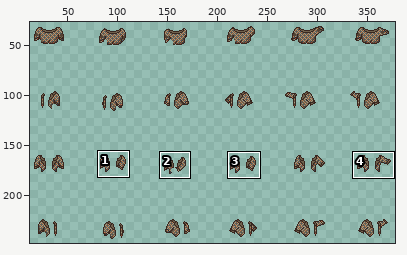
One commit to this sprite sheet: Assets/Sprites/character/professor_slash_jacket.png. The first picture is a wide view before the edit; the outline marks the close-up.
Close-up. Before the edit:
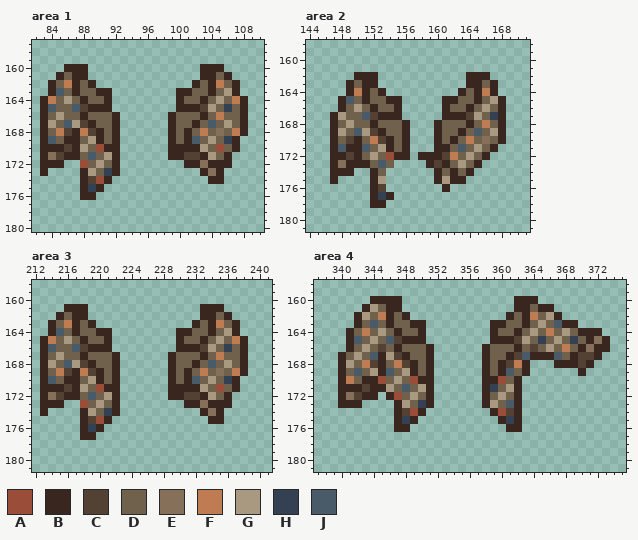
The file is 384x256 pixels. Colours within 5 levels of each other are drawn and written as one. Shown: area 1: x 82..110, y 157..180; area 2: x 144..171, y 158..181; area 3: x 212..241, y 158..181; area 4: x 337..375, y 158..181. The wide view leaves out empty margins. The commit also changed other parts of the picture, which this record leaves out.
Palette (. is transparent): A #9a4e3a  B #38261f  C #534234  D #6f614c  E #87705a  F #bf7b52  G #a99980  H #344153  J #495a68
Pixels before, area 1, first column x 83:
160 ...BBB..............BBB...
161 ..BDBB..............BBDB..
162 .BDFBDB............BDBFDB.
163 .BJDBDDBB........BBDDBDGB.
164 BFDGDBDDB........BDDBDGDFB
165 BJDDJCBBB........BBBCGDHDB
166 BDGDDBDDDB......BDDDBDFDDB
167 BGDJGCBDDB......BDDBDJDGDB
168 BDFCBFCBDB......BDBDFDEDFB
169 BJDBBDGBDB......BDBJDGDHB.
170 BBBCBGDABB......BBBBGDADB.
171 BECBBDJDGB......BBCCBGDB..
172 BBB..ADGDB........BBEBBB..
173 B....BGDHB..........BEB...
174 .....BCAB............BB...
175 .....BHB..................
176 .....BB...................
Pixels before, area 2, first column x 147:
162 ...BBB...........BBB..
163 ..BDBB...........BBDB.
164 ..BFBDB.........BDBFB.
165 .BJDBDDBB.....BBDDBDGB
166 .BDGDBDDB.....BDDBDGDB
167 BGDDJCBBB.....BBBCGDHB
168 BDGDDBDDDB...BDDDBDFDB
169 BGDJGCBDDB...BDDBDJDGB
170 BDCBDFCBDB...BDBDFDEDB
171 BJBBJDGBDB...BBDJDGDB.
172 BBCBDGDABB.BBBCFDGDB..
173 BEBBBDJD....BCBDGDB...
174 BBB..BD......BDBDB....
175 B....BG......BGBB.....
176 .....BC.......B.......
177 .....BHB..............
178 .....BB...............
Pixels before, area 3, first column x 213:
161 ...BBB..............BBB...
162 ..BDBB..............BBDB..
163 .BDFBDB............BDBFDB.
164 .BJDBDDBB........BBDDBDGB.
165 BFDGDBDDB........BDDBDGDFB
166 BJDDJCBBB........BBBCGDHDB
167 BDGDDBDDDB......BDDDBDFDDB
168 BGDJGCBDDB......BDDBDJDGDB
169 BDFCBFCBDB......BDBDFDEDFB
170 BJDBBDGBDB......BDBJDGDHB.
171 BBBCBGDABB......BBBBGDADB.
172 BECBBDJDGB......BBCCBGDB..
173 BBB..ADGDB........BBEBBB..
174 B....BGDHB..........BEB...
175 .....BCAB............BB...
176 .....BHB..................
177 .....BB...................
Pixels before, area 4, first column x 340:
160 ....BBBB..............BBB.........
161 ...BGDBB..............BBDBB.......
162 ..BGDFBDB............BDBFDGB......
163 ..BDJDBDDBB........BBDDBDGDJBB....
164 .BDFDGDBDDB........BDDBDGDFDGDBBB.
165 .BJDGDJCBBB........BBBCGDHDGDHDBEB
166 .BDGDCDBDDDB......BDDDBDCDGDFDBEBB
167 BDGDJBGCBDDB......BDDBCJBBBJDBCCB.
168 BGDFCBDFCBDB......BDBCFB...BBBCB..
169 BDJDGBJDGBDB......BDBJDB......B...
170 BFDBBADGDABB......BBADB...........
171 BBBCBBGDJDGB......BHDGB...........
172 BECBB.BADGDB......BDGDB...........
173 BBB....BGDHB......BGDJB...........
174 .......BCAB........BACB...........
175 .......BHB..........BHB...........
176 .......BB............BB...........
Now the later version:
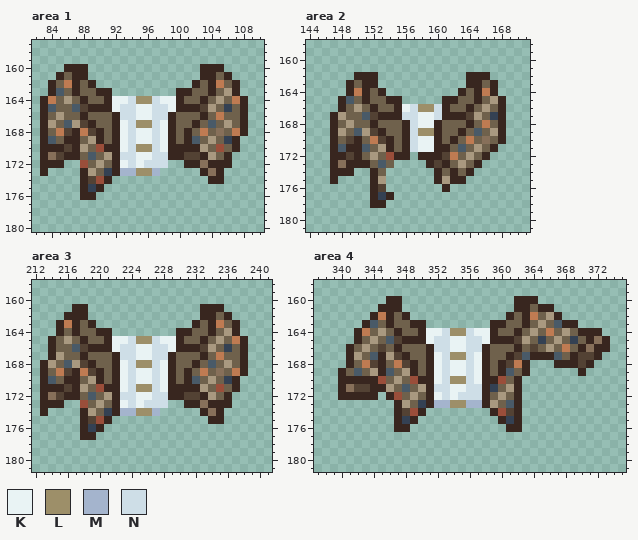
Colours new in this view: K #e9f3f4  L #9d8f69  M #a4b4cd  N #cedee7
Edits made:
{"where": "area 1"}
{"y":164,"x":92,"old":"........","new":"KKNLLNKK"}
{"y":165,"x":92,"old":"........","new":"KNNKKNNK"}
{"y":166,"x":93,"old":"......","new":"NNKKNN"}
{"y":167,"x":93,"old":"......","new":"KNLLNK"}
{"y":168,"x":93,"old":"......","new":"KNKKNK"}
{"y":169,"x":93,"old":"......","new":"KNKKNK"}
{"y":170,"x":93,"old":"......","new":"KNLLNK"}
{"y":171,"x":93,"old":"......","new":"NNKKNN"}
{"y":172,"x":93,"old":"......","new":"KNKNNN"}
{"y":173,"x":93,"old":".....","new":"MMLLM"}
{"where": "area 2"}
{"y":166,"x":156,"old":".....","new":"KNLLN"}
{"y":167,"x":156,"old":".....","new":"NNKKN"}
{"y":168,"x":157,"old":"...","new":"NKK"}
{"y":169,"x":157,"old":"...","new":"NLL"}
{"y":170,"x":157,"old":"...","new":"NKK"}
{"y":171,"x":157,"old":"...","new":"NKK"}
{"where": "area 3"}
{"y":161,"x":216,"old":"B","new":"."}
{"y":162,"x":215,"old":"BD","new":".B"}
{"y":163,"x":214,"old":"BD","new":".B"}
{"y":164,"x":214,"old":"BJ","new":".B"}
{"y":165,"x":213,"old":"BF","new":".B"}
{"y":165,"x":222,"old":"........","new":"KKNLLNKK"}
{"y":166,"x":213,"old":"BJ","new":".B"}
{"y":166,"x":222,"old":"........","new":"KNNKKNNK"}
{"y":167,"x":213,"old":"BD","new":".B"}
{"y":167,"x":223,"old":"......","new":"NNKKNN"}
{"y":168,"x":223,"old":"......","new":"KNLLNK"}
{"y":169,"x":223,"old":"......","new":"KNKKNK"}
{"y":170,"x":223,"old":"......","new":"KNKKNK"}
{"y":171,"x":223,"old":"......","new":"KNLLNK"}
{"y":172,"x":223,"old":"......","new":"NNKKNN"}
{"y":173,"x":223,"old":"......","new":"KNKNNN"}
{"y":174,"x":223,"old":".....","new":"MMLLM"}
{"where": "area 4"}
{"y":160,"x":344,"old":"BB","new":".."}
{"y":161,"x":343,"old":"BGD","new":"..B"}
{"y":162,"x":342,"old":"BGD","new":"..B"}
{"y":163,"x":342,"old":"BD","new":".B"}
{"y":164,"x":341,"old":"BD","new":".B"}
{"y":164,"x":351,"old":"........","new":"KKNLLNKK"}
{"y":165,"x":341,"old":"BJ","new":".B"}
{"y":165,"x":351,"old":"........","new":"KNNKKNNK"}
{"y":166,"x":352,"old":"......","new":"NNKKNN"}
{"y":167,"x":340,"old":"BD","new":".B"}
{"y":167,"x":352,"old":"......","new":"KNLLNK"}
{"y":168,"x":340,"old":"BG","new":".B"}
{"y":168,"x":352,"old":"......","new":"KNKKNK"}
{"y":169,"x":352,"old":"......","new":"KNKKNK"}
{"y":170,"x":341,"old":"FD","new":"BB"}
{"y":170,"x":352,"old":"......","new":"KNLLNK"}
{"y":171,"x":341,"old":"BB","new":"EC"}
{"y":171,"x":352,"old":"......","new":"NNKKNN"}
{"y":172,"x":341,"old":"EC","new":"BB"}
{"y":172,"x":352,"old":"......","new":"KNKNNN"}
{"y":173,"x":340,"old":"BBB","new":"..."}
{"y":173,"x":352,"old":"......","new":"MMLLMM"}
